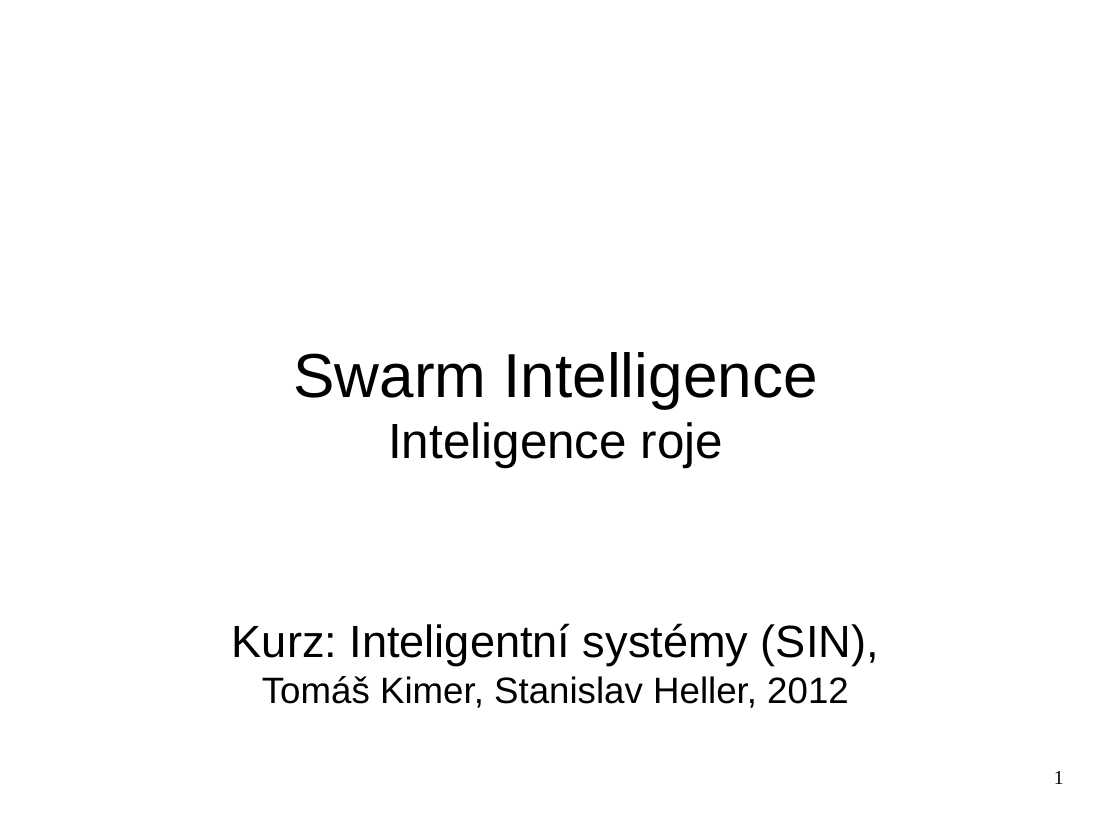
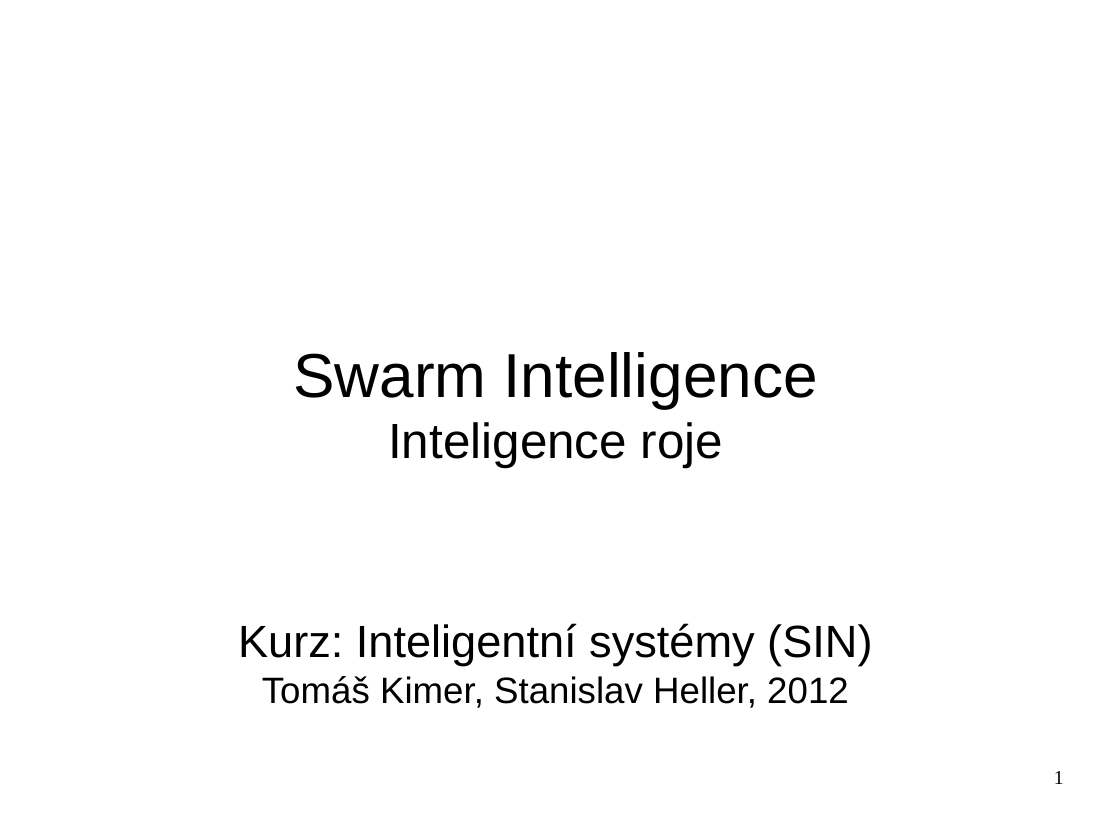
Before and after one commit to hellerstanislav/sin, a slide deck: slide 1 of presentation/swarm.odp. Drawn at 1120x840 pixels with LibreOffice and Linux fonts; fonts in the diff are those of the drawing. Boxes give left, top, right and bottom in pixels: in the first picture for what was removed or moved away, otherwise in the second. Text is boxed around its words. In the diff, an @@ line names an element or a change of style, - is before the commit and + after.

```diff
--- a/presentation/swarm.odp
+++ b/presentation/swarm.odp
@@ subtitle at [238, 623, 872, 666]: text changed @@
-Kurz: Inteligentní systémy (SIN),
+Kurz: Inteligentní systémy (SIN)
```
Also in this commit, not shown: 5 other slides changed, 5 other files.
